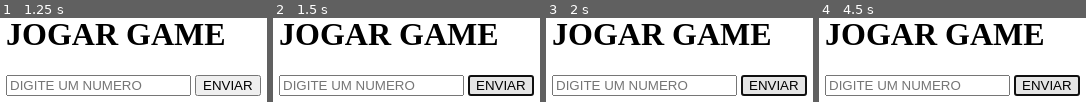
Above: before the commit, frames 1-4 (left to right).
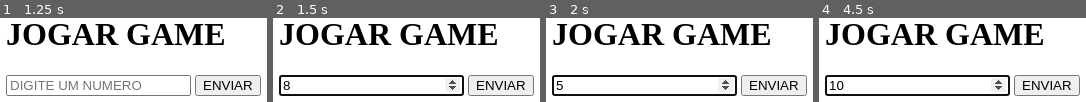
Above: after the commit, the same moments.

Repository: ErikSlava/Jogo_adivinha
Game: browser game, page modulos/jogar.html
The game is run twice, just before and just after one commit, with the same random seed, the same clock (stepped at 60 frames per second) and the same inputs.
Inputs (mouse positions are in pixels of both pictures, inside the frame that each line leads up to; where the layout moved, square brackets give the same spot in the first picture):
- Up to frame 1 (1.25 s): no input
- Up to frame 2 (1.5 s): click (371, 85) [499, 85] at 1.27 s; type "8" at 1.27 s; tap Enter at 1.3 s
- Up to frame 3 (2 s): click (644, 85) [772, 85] at 1.87 s; type "5" at 1.87 s; tap Enter at 1.9 s
- Up to frame 4 (4.5 s): click (917, 85) [1045, 85] at 2.02 s; type "2" at 2.02 s; tap Enter at 2.05, 3.1, 3.7, 4.3 s; click "ENVIAR" at 2.47 s; click (917, 85) [1045, 85] at 3.07 s; type "6" at 3.07 s; click (917, 85) [1045, 85] at 3.67 s; type "3" at 3.67 s; click (917, 85) [1045, 85] at 4.27 s; type "10" at 4.27 s

Frame 1 is identical in both runs. In frame 2, 7.5% of the frame differs, in the area x 2-98%, y 67-93%; in frame 3, 7.5%; in frame 4, 7.6%.
Error in both runs: SyntaxError: Unexpected identifier 'or'

Commit message:
Update jogar.html

Diff:
--- a/modulos/jogar.html
+++ b/modulos/jogar.html
@@ -9,7 +9,7 @@
       <h1>JOGAR GAME</h1>
     </header>
     <main>
-      <input type="number" id="numero" placeholder="DIGITE UM NUMERO">
+      <input type="number" id="enviar" placeholder="DIGITE UM NUMERO">
       <button id="enviar">ENVIAR</button>
     </main>
     <footer></footer>
